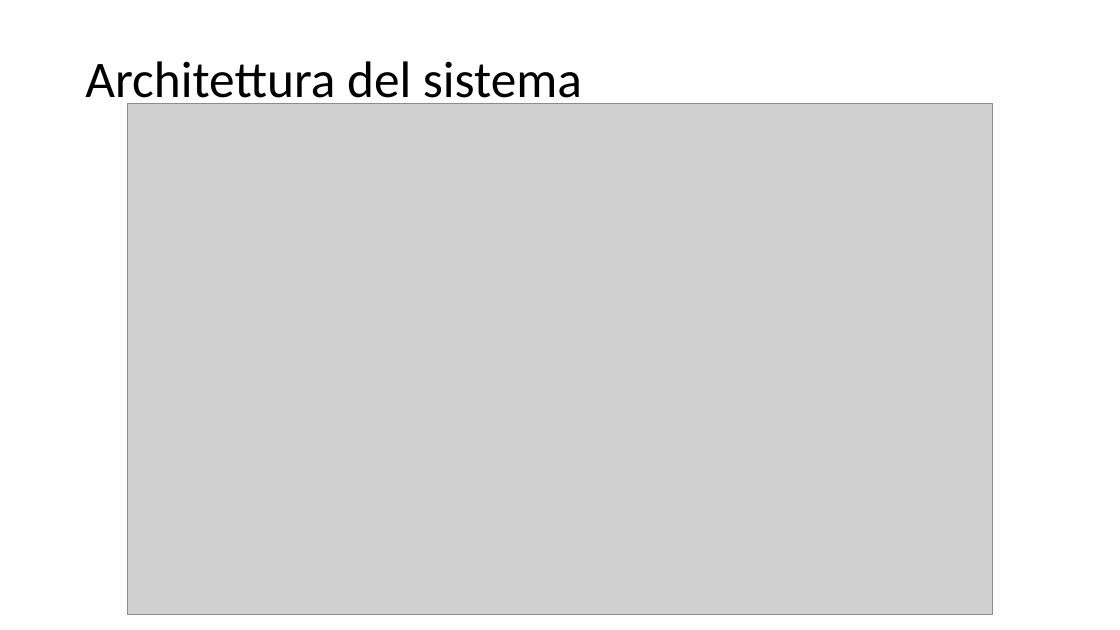
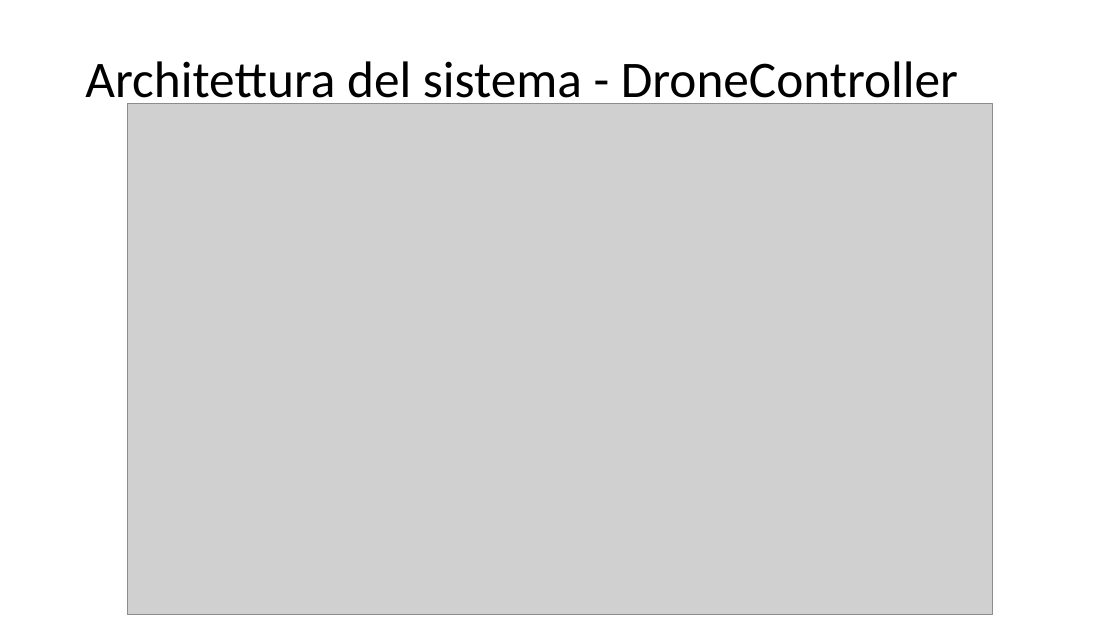
Before and after one commit to LuMug/DroneControlSystem, a slide deck: slide 8 of docs/Presentazione.pptx. Drawn at 1120x630 pixels with LibreOffice and Linux fonts; fonts in the diff are those of the drawing; grey boxes stand for pictures. Boxes give left, top, right and bottom in pixels: in the first picture for what was removed or moved away, otherwise in the second. Text is boxed around its words. In the diff, an @@ line names an element or a change of style, - is before the commit and + after.

```diff
--- a/docs/Presentazione.pptx
+++ b/docs/Presentazione.pptx
@@ title at <box>85,61,958,110</box>: text changed @@
-Architettura del sistema
+Architettura del sistema - DroneController
```
Also in this commit, not shown: 2 other slides changed, 4 slides added, 2 slides removed.
